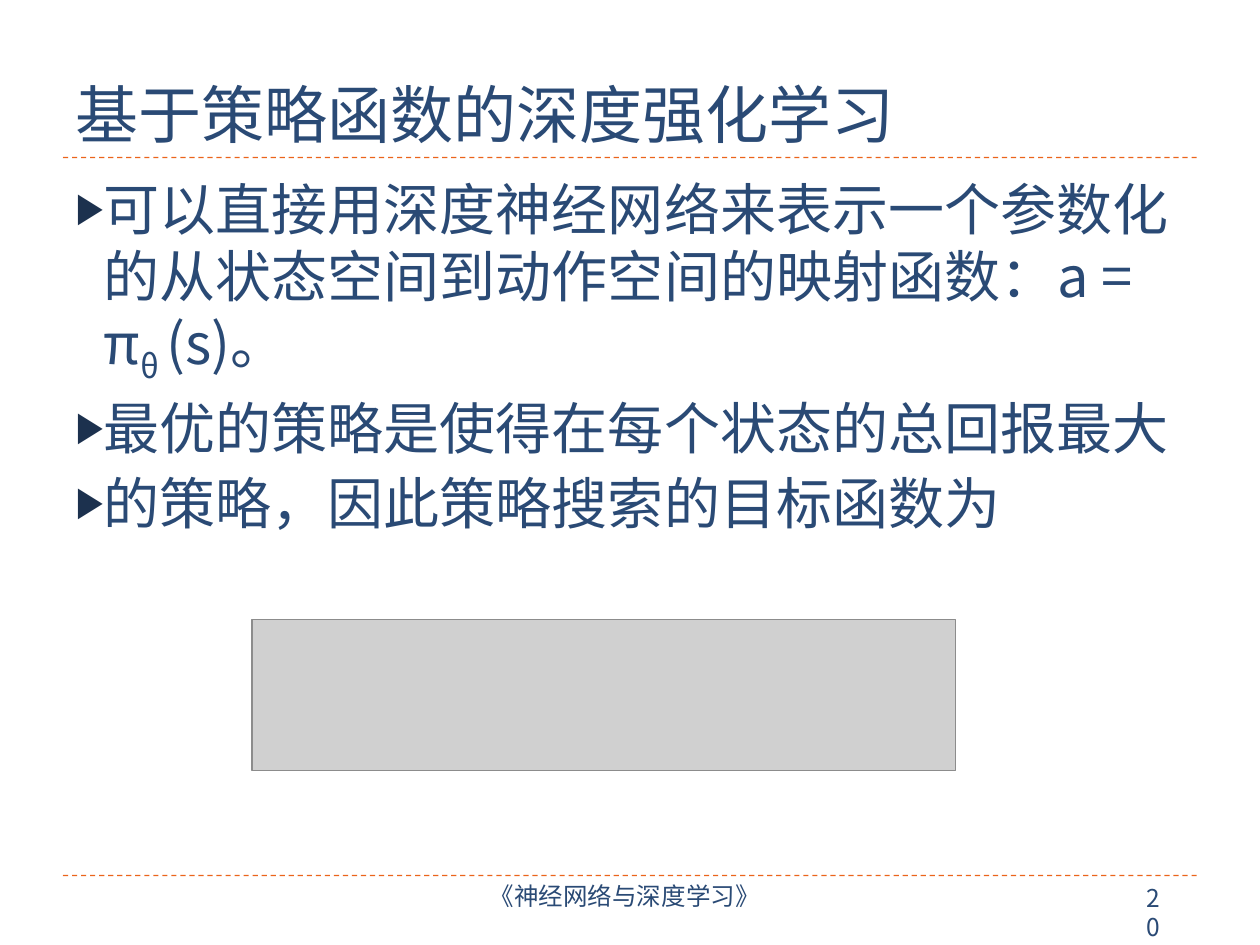
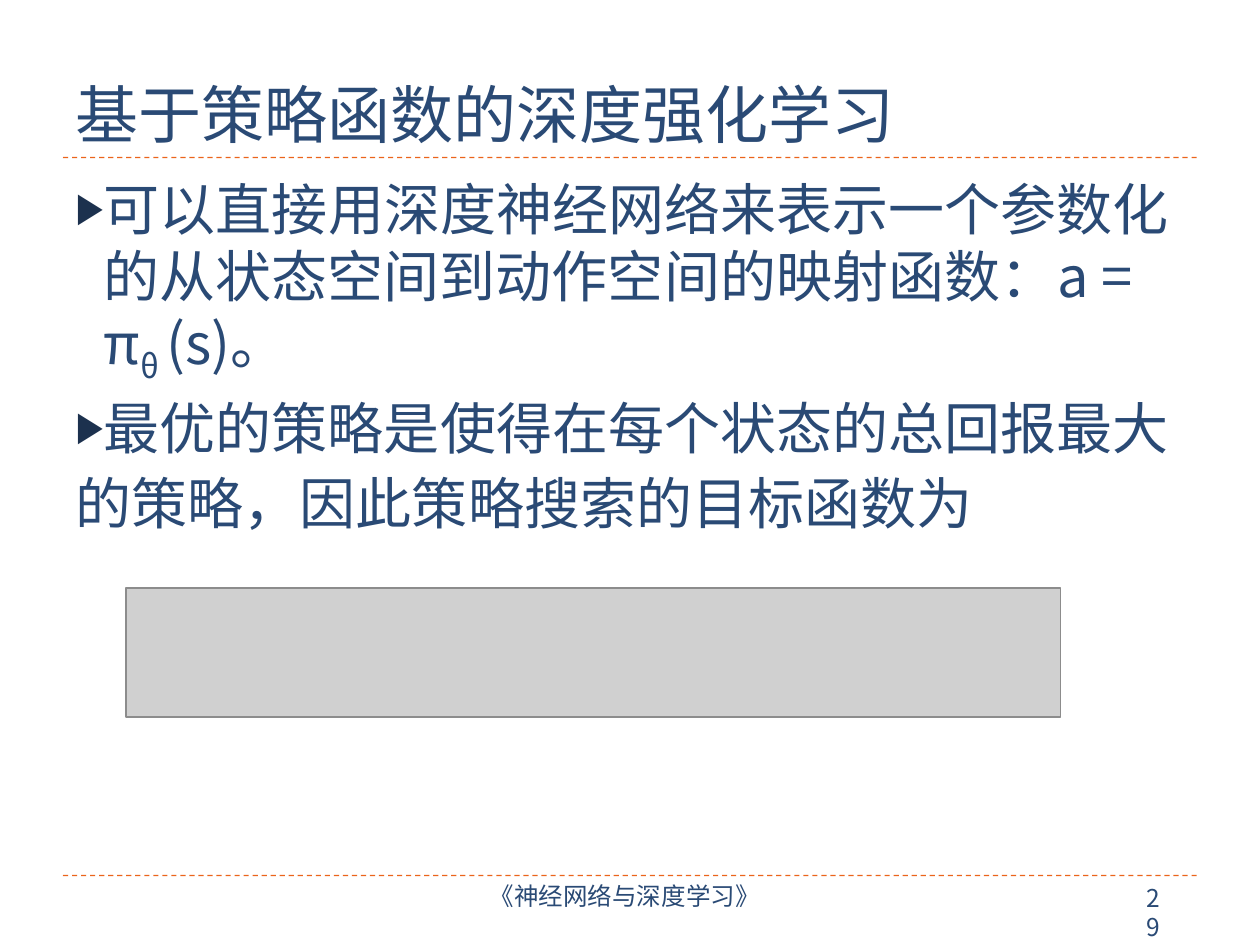
Before and after one commit to nndl/nndl.github.io, a slide deck: slide 29 of ppt/chap-深度强化学习.pptx (slide 20 before the commit). Drawn at 1260x945 pixels with LibreOffice and Linux fonts; fonts in the diff are those of the drawing; grey boxes stand for pictures. Boxes give left, top, right and bottom in pixels: in the first picture for what was removed or moved away, otherwise in the second. Text is boxed around its words. In the diff, an @@ line names an element or a change of style, - is before the commit and + after.

```diff
--- a/ppt/chap-深度强化学习.pptx
+++ b/ppt/chap-深度强化学习.pptx
@@ text at [76, 477, 973, 530]: bullet ▶ to none @@
@@ picture added at [126, 588, 1061, 717] @@
@@ picture removed at [252, 620, 955, 771] @@
```
Also in this commit, not shown: 11 other slides changed, 18 slides added, 4 slides removed, 2 other files.
